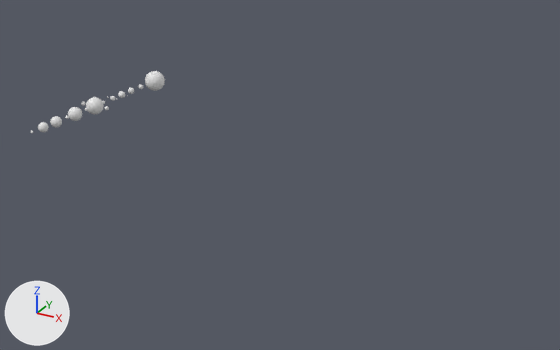
A saved change to the Blender file model.blend.
Rendered twice from a 50 mm lens placed at (160.0, -203.0, 77.0), pointed at (52.0, -7.0, -21.0). The axes (+X, +Y, +Z) are drawn at lower left. The lights are the same throughout. Materials are left out; every surface is plain grey.

The first picture shows 'Sphere.003.Earth', 'Sphere.004.Mars', 'Sphere.Jupyter', 'Sphere.Neptune', 'Sphere.Saturn', 'Sphere.Sun', 'Sphere.Uranus'.
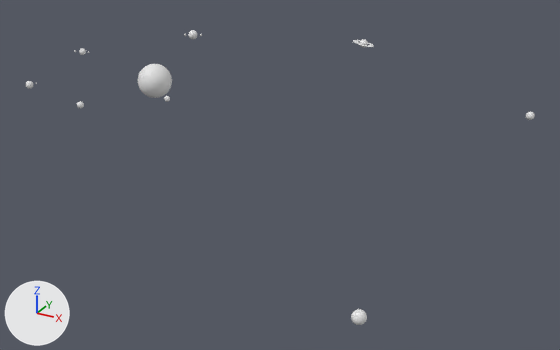
Not drawn themselves, but carrying or shaping drawn objects: ob_empty_revolution_venus, ob_empty_revolution_earth, ob_empty_revolution_mars, ob_empty_revolution_jupyter, ob_empty_revolution_saturn, ob_empty_revolution_uranus, ob_empty_revolution_neptune.

Pixel boxes (x1, y1, x2, y2) of what changed, in the pictures (560 x 350 px):
```json
{"object": "Sphere.Sun", "change": "rescaled", "before": [145, 71, 165, 91], "after": [138, 64, 172, 98], "on screen": "67% wider, 67% taller"}
{"object": "Sphere.Jupyter", "change": "rescaled, moved, turned", "before": [86, 97, 104, 114], "after": [188, 30, 197, 39]}
{"object": "Sphere.Neptune", "change": "rescaled, moved, turned", "before": [38, 122, 49, 132], "after": [351, 309, 367, 325]}
{"object": "Sphere.Saturn", "change": "rescaled, moved, turned", "before": [68, 107, 82, 121], "after": [359, 39, 368, 48]}
{"object": "Sphere.Uranus", "change": "rescaled, moved, turned", "before": [50, 116, 62, 127], "after": [526, 112, 535, 120]}
{"object": "Sphere.003.Earth", "change": "rescaled, moved, turned", "before": [118, 91, 125, 98], "after": [25, 81, 33, 89]}
{"object": "Sphere.002.Venus", "change": "rescaled, turned", "before": [128, 88, 134, 94], "after": [77, 101, 84, 108]}
{"object": "Sphere.004.Mars", "change": "rescaled, moved, turned", "before": [110, 96, 115, 101], "after": [79, 48, 86, 55]}
{"object": "Circle", "change": "added", "after": [353, 40, 374, 47]}
{"object": "Sphere.001.Mercury", "change": "rescaled", "before": [138, 84, 143, 89], "after": [164, 96, 170, 102], "on screen": "17% wider, 17% taller"}
{"object": "Sphere.Io", "change": "rescaled, moved, turned", "before": [105, 106, 109, 110], "on screen": "not visible afterwards"}
{"object": "Sphere.Callisto", "change": "rescaled, moved, turned", "before": [81, 101, 86, 106], "on screen": "not visible afterwards"}
```

Scene script edits in JSON lines:
```json
{"op": "add", "block": "me_circle_006", "code": ["me_circle_006 = bpy.data.meshes.new('Circle.006')", "me_circle_006.from_pydata(...)  # 64 vertices, 32 faces; spans x -1.0..1.0, y -1.0..1.0, z 0.0"]}
{"op": "set", "path": "ob_sphere_sun.scale", "old": "(3.32, 3.32, 3.32)", "new": "(5.77, 5.77, 5.77)"}
{"op": "set", "path": "ob_sphere_003_earth.location", "old": "(0.0, -17.41, 0.0)", "new": "(0.0, -23.88, 0.0)"}
{"op": "set", "path": "ob_sphere_003_earth.scale", "old": "(1.12, 1.12, 1.12)", "new": "(0.734, 0.734, 0.734)"}
{"op": "set", "path": "ob_sphere_004_mars.location", "old": "(0.0, -21.81, 0.0)", "new": "(0.0, -29.43, 0.0)"}
{"op": "set", "path": "ob_empty_revolution_venus.rotation_euler", "old": "(0.0, 0.0, 0.0)", "new": "(0.0, 0.0, 6.143)", "note": "degrees (0, 0, 0) -> degrees (0, 0, 352)"}
{"op": "set", "path": "ob_empty_revolution_earth.rotation_euler", "old": "(0.0, 0.0, 0.0)", "new": "(0.0, 0.0, 5.327)", "note": "degrees (0, 0, 0) -> degrees (0, 0, 305)"}
{"op": "set", "path": "ob_empty_revolution_mars.rotation_euler", "old": "(0.0, 0.0, 0.0)", "new": "(0.0, 0.0, 4.36)", "note": "degrees (0, 0, 0) -> degrees (0, 0, 250)"}
{"op": "set", "path": "ob_sphere_jupyter.location", "old": "(0.0, -30.31, 0.0)", "new": "(0.0, -38.15, 0.0)"}
{"op": "set", "path": "ob_sphere_jupyter.rotation_euler", "old": "(0.0, 0.0, 0.0)", "new": "(0.0, 0.0, 17.72)", "note": "degrees (0, 0, 0) -> degrees (0, 0, 295)"}
{"op": "set", "path": "ob_sphere_jupyter.scale", "old": "(2.66, 2.66, 2.66)", "new": "(1.1, 1.1, 1.1)"}
{"op": "set", "path": "ob_sphere_saturn.location", "old": "(0.0, -39.01, 0.0)", "new": "(0.0, -52.77, 0.0)"}
{"op": "set", "path": "ob_sphere_saturn.rotation_euler", "old": "(0.0, 0.0, 0.0)", "new": "(0.0, 0.0, 20.67)", "note": "degrees (0, 0, 0) -> degrees (0, 0, 104)"}
{"op": "set", "path": "ob_sphere_saturn.scale", "old": "(2.11, 2.11, 2.11)", "new": "(0.944, 0.944, 0.944)"}
{"op": "set", "path": "ob_sphere_uranus.location", "old": "(0.0, -46.95, 0.0)", "new": "(0.0, -70.36, 0.0)"}
{"op": "set", "path": "ob_sphere_uranus.scale", "old": "(1.64, 1.64, 1.64)", "new": "(0.73, 0.73, 0.73)"}
{"op": "set", "path": "ob_sphere_neptune.location", "old": "(0.0, -52.14, 0.0)", "new": "(0.0, -87.44, 0.0)"}
{"op": "set", "path": "ob_sphere_neptune.scale", "old": "(1.45, 1.45, 1.45)", "new": "(0.785, 0.785, 0.785)"}
{"op": "set", "path": "ob_empty_revolution_jupyter.rotation_euler", "old": "(0.0, 0.0, 0.0)", "new": "(0.0, 0.0, 3.551)", "note": "degrees (0, 0, 0) -> degrees (0, 0, 203)"}
{"op": "set", "path": "ob_empty_revolution_saturn.rotation_euler", "old": "(0.0, 0.0, 0.0)", "new": "(0.0, 0.0, 2.669)", "note": "degrees (0, 0, 0) -> degrees (0, 0, 153)"}
{"op": "set", "path": "ob_empty_revolution_uranus.rotation_euler", "old": "(0.0, 0.0, 0.0)", "new": "(0.0, 0.0, 1.776)", "note": "degrees (0, 0, 0) -> degrees (0, 0, 102)"}
{"op": "set", "path": "ob_empty_revolution_neptune.rotation_euler", "old": "(0.0, 0.0, 0.0)", "new": "(0.0, 0.0, 0.882)", "note": "degrees (0, 0, 0) -> degrees (0, 0, 51)"}
{"op": "add", "block": "ob_circle", "code": ["ob_circle = bpy.data.objects.new('Circle', me_circle_006)", "ob_circle.parent = ob_sphere_saturn", "ob_circle.matrix_parent_inverse = Matrix(((0.605, 0.0, 0.0, 0.0), (0.0, 0.605, 0.0, 23.61), (0.0, 0.0, 0.605, 0.0), (0.0, 0.0, 0.0, 1.0)))", "ob_circle.location = (0.0, -39.01, 0.0)", "ob_circle.rotation_euler = (-0.165, -0.148, -0.0372)  # degrees (-9.5, -8.5, -2.1)", "ob_circle.scale = (4.35, 4.35, 4.35)"]}
```
